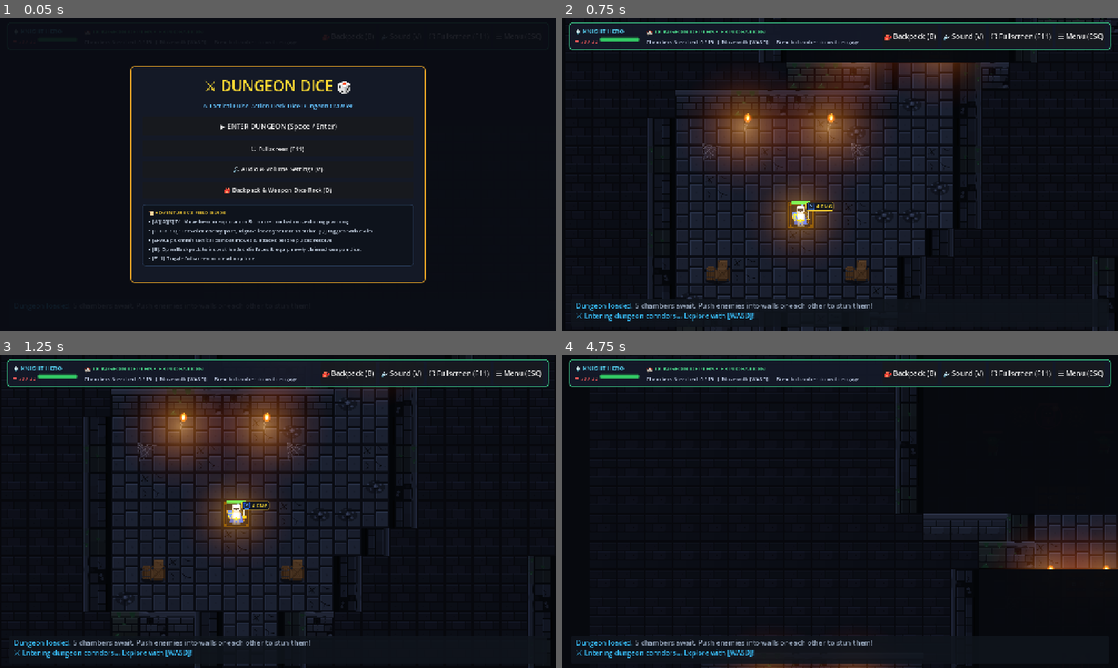
Above: before the commit, frames 1-4 (two rows, left to right).
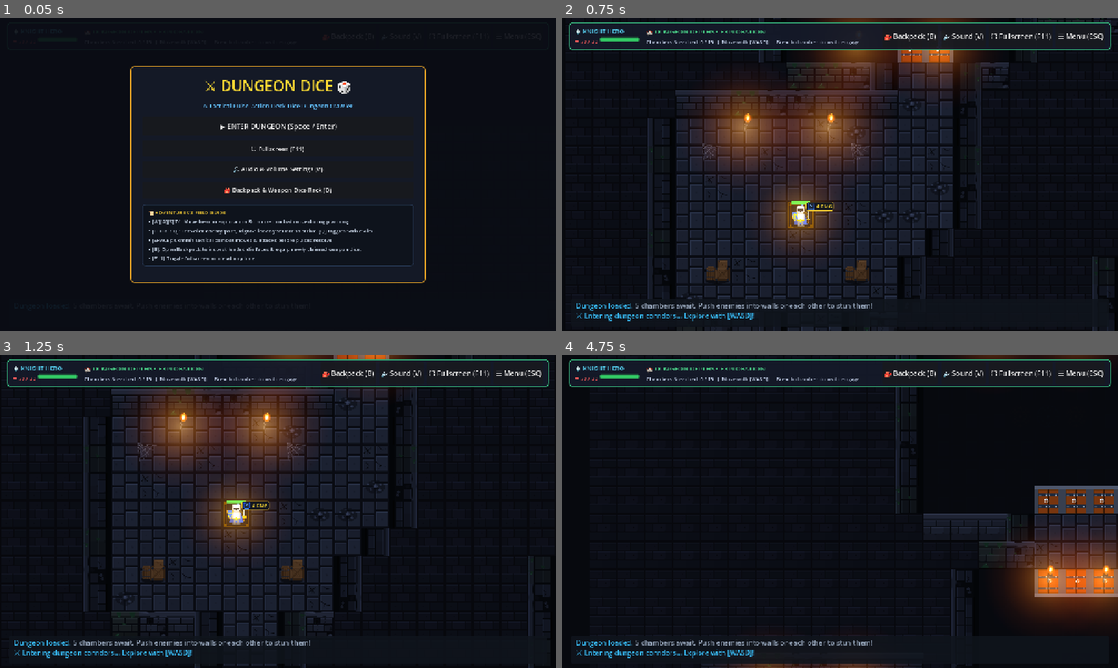
Above: after the commit, the same moments.

Repository: ShootyQ/DungeonGame
Game: Godot game, scene res://scenes/combat_arena.tscn
Same seed, same stepped clock (60 frames per second), same inputs: the game is played once before the commit and once after it. Sound files missing from this copy of the repository are replaced by a short silence.
Inputs (mouse positions are in pixels of both pictures, inside the frame that each line leads up to):
- Up to frame 1 (0.05 s): no input
- Up to frame 2 (0.75 s): click "▶ ENTER DUNGEON (Space / Ente…" at 0.5 s
- Up to frame 3 (1.25 s): no input
- Up to frame 4 (4.75 s): tap Enter at 1.25, 1.35 s; move the mouse to (962, 495) at 1.27 s; hold D 1.28-2.03 s; click (962, 495) at 1.42 s; tap Space at 1.52, 2.27, 3.77, 4.52 s; move the mouse to (728, 527) at 2.02 s; hold S 2.03-2.78 s; tap B at 2.1, 2.75, 3.5 s; move the mouse to (895, 442) at 2.77 s; hold D 2.78-3.53 s; tap I at 2.85 s; move the mouse to (812, 574) at 3.52 s; hold W 3.53-4.28 s; tap V at 3.6 s; click (812, 574) at 3.67 s; move the mouse to (1006, 558) at 4.27 s; hold A from 4.28 s (still down); tap R at 4.35 s

Frame 1 is identical in both runs. In frame 2, 1.6% of the frame differs, in the area x 45-76%, y 0-15%; in frame 3, 0.4%; in frame 4, 4.8%, in the area x 71-100%, y 0-86%.

Commit message:
Ensure doors are visible above fog of war and placed on all 4 chamber boundaries

Diff:
--- a/scripts/combat_arena.gd
+++ b/scripts/combat_arena.gd
@@ -226,10 +226,6 @@
 	prop_container.modulate = Color(0.58, 0.60, 0.68)
 	board_container.add_child(prop_container)
 
-	door_container = Node2D.new()
-	door_container.z_index = 3
-	board_container.add_child(door_container)
-
 	chest_container = Node2D.new()
 	chest_container.z_index = 4
 	board_container.add_child(chest_container)
@@ -238,17 +234,21 @@
 	reticle_container.z_index = 5
 	board_container.add_child(reticle_container)
 
+	fog_container = Node2D.new()
+	fog_container.z_index = 8
+	board_container.add_child(fog_container)
+
+	door_container = Node2D.new()
+	door_container.z_index = 9 # Closed doors render crisply on top of fog so they are fully visible!
+	board_container.add_child(door_container)
+
 	unit_container = Node2D.new()
-	unit_container.z_index = 6
+	unit_container.z_index = 10 # Units render on top of doors and fog
 	board_container.add_child(unit_container)
 
 	lighting_container = Node2D.new()
-	lighting_container.z_index = 8
+	lighting_container.z_index = 12
 	board_container.add_child(lighting_container)
-
-	fog_container = Node2D.new()
-	fog_container.z_index = 10
-	board_container.add_child(fog_container)
 
 	effects_container = Node2D.new()
 	effects_container.z_index = 15
@@ -465,12 +465,12 @@
 			# Vertical side walls (Left or Right wall of room: runs up-and-down!)
 			if door_pos.x == rect.position.x or door_pos.x == rect.end.x - 1:
 				return "vertical"
-			# Horizontal top wall (North entrance: walking up into room)
+			# Horizontal top wall (corridor is North of room, moving DOWN into room)
 			elif door_pos.y == rect.position.y:
+				return "south"
+			# Horizontal bottom wall (corridor is South of room, moving UP into room)
+			elif door_pos.y == rect.end.y - 1:
 				return "north"
-			# Horizontal bottom wall (South entrance: walking down into room)
-			elif door_pos.y == rect.end.y - 1:
-				return "south"
 
 	return "vertical"
 
@@ -552,11 +552,7 @@
 		all_enemies.append(en)
 
 	for enemy in all_enemies:
-		enemy.visible = true
-		enemy.is_active_in_combat = false
-
-	for enemy in all_enemies:
-		enemy.visible = true
+		enemy.visible = false # Hidden in the fog until room is breached!
 		enemy.is_active_in_combat = false
 
 func _create_enemy(p_name: String, hp: int, tex_path: String, pos: Vector2i, p_room_id: int, p_type: String = "grunt") -> CombatUnit:
@@ -2070,6 +2066,7 @@
 	var engaged_monsters: Array[CombatUnit] = []
 	for enemy in all_enemies:
 		if is_instance_valid(enemy) and enemy.is_alive and enemy.current_hp > 0 and enemy.room_id == r_id:
+			enemy.visible = true
 			enemy.is_active_in_combat = true
 			engaged_monsters.append(enemy)
 			_show_floating_text(enemy.position, "!", Color(0.95, 0.2, 0.2))
--- a/scripts/dungeon_generator.gd
+++ b/scripts/dungeon_generator.gd
@@ -146,28 +146,12 @@
 	var doors: Array[Dictionary] = []
 	var placed_door_positions: Dictionary = {} # Vector2i -> int (room_id)
 
-	# Carve 2-tile wide corridors between connected room centers and place double-doors at room boundaries
+	# Carve 2-tile wide corridors between connected room centers
 	for conn in active_connections:
-		var r_a = rooms[conn["a"]]
-		var r_b = rooms[conn["b"]]
-		var c1: Vector2i = r_a["center"]
-		var c2: Vector2i = r_b["center"]
+		var c1: Vector2i = rooms[conn["a"]]["center"]
+		var c2: Vector2i = rooms[conn["b"]]["center"]
 		var h_first = (conn["a"] + conn["b"]) % 2 == 0
 		_carve_corridor_with_mode(grid, c1, c2, h_first)
-
-		# Find doorway into Room A (if not Room 0 entrance)
-		if r_a["id"] > 0:
-			var d_tiles_a = _find_corridor_exit_tiles(r_a["rect"], c1, c2, h_first, true)
-			for dt in d_tiles_a:
-				if not placed_door_positions.has(dt):
-					placed_door_positions[dt] = r_a["id"]
-
-		# Find doorway into Room B (if not Room 0 entrance)
-		if r_b["id"] > 0:
-			var d_tiles_b = _find_corridor_exit_tiles(r_b["rect"], c2, c1, not h_first, false)
-			for dt in d_tiles_b:
-				if not placed_door_positions.has(dt):
-					placed_door_positions[dt] = r_b["id"]
 
 	# 6. Re-carve rooms to ensure clean rectangular boundaries after corridor cuts
 	for r in rooms:
@@ -176,7 +160,42 @@
 			for x in range(rect.position.x, rect.end.x):
 				grid[y][x] = 0
 
-	# 7. Apply doors to grid
+	# 7. Identify doorway connections on ALL 4 sides of each room
+	for r in rooms:
+		if r["id"] == 0:
+			continue # Room 0 (Entrance) has open archways
+
+		var rect: Rect2i = r["rect"]
+
+		# Top wall (corridor enters from North)
+		var y_top = rect.position.y
+		if y_top - 1 >= 0:
+			for x in range(rect.position.x, rect.end.x):
+				if grid[y_top - 1][x] == 0: # Corridor floor outside top wall
+					placed_door_positions[Vector2i(x, y_top)] = r["id"]
+
+		# Bottom wall (corridor enters from South)
+		var y_bot = rect.end.y - 1
+		if y_bot + 1 < GRID_HEIGHT:
+			for x in range(rect.position.x, rect.end.x):
+				if grid[y_bot + 1][x] == 0: # Corridor floor outside bottom wall
+					placed_door_positions[Vector2i(x, y_bot)] = r["id"]
+
+		# Left wall (corridor enters from West)
+		var x_left = rect.position.x
+		if x_left - 1 >= 0:
+			for y in range(rect.position.y, rect.end.y):
+				if grid[y][x_left - 1] == 0: # Corridor floor outside left wall
+					placed_door_positions[Vector2i(x_left, y)] = r["id"]
+
+		# Right wall (corridor enters from East)
+		var x_right = rect.end.x - 1
+		if x_right + 1 < GRID_WIDTH:
+			for y in range(rect.position.y, rect.end.y):
+				if grid[y][x_right + 1] == 0: # Corridor floor outside right wall
+					placed_door_positions[Vector2i(x_right, y)] = r["id"]
+
+	# Apply doors to grid
 	for pos in placed_door_positions:
 		var rid = placed_door_positions[pos]
 		grid[pos.y][pos.x] = 2 # Door
